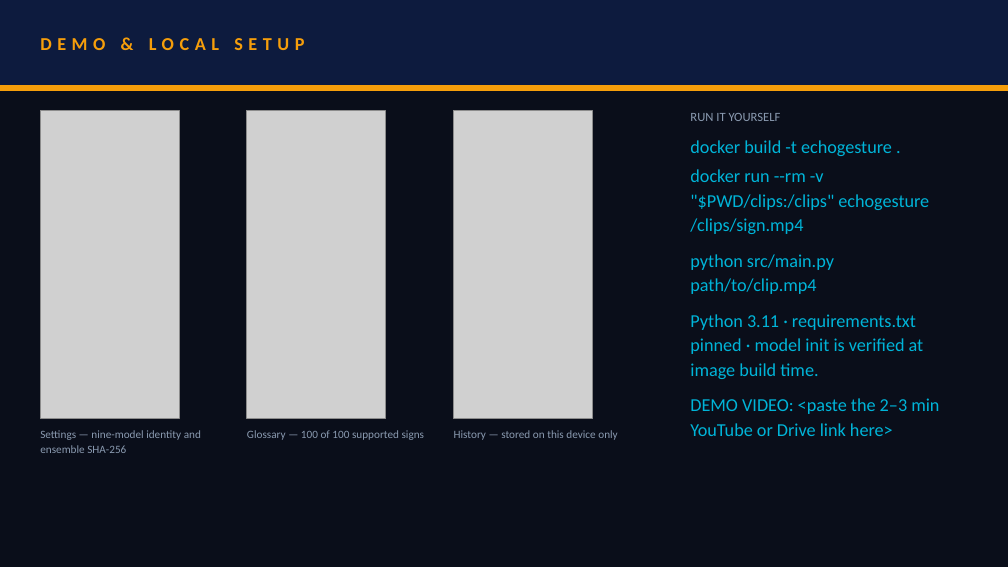
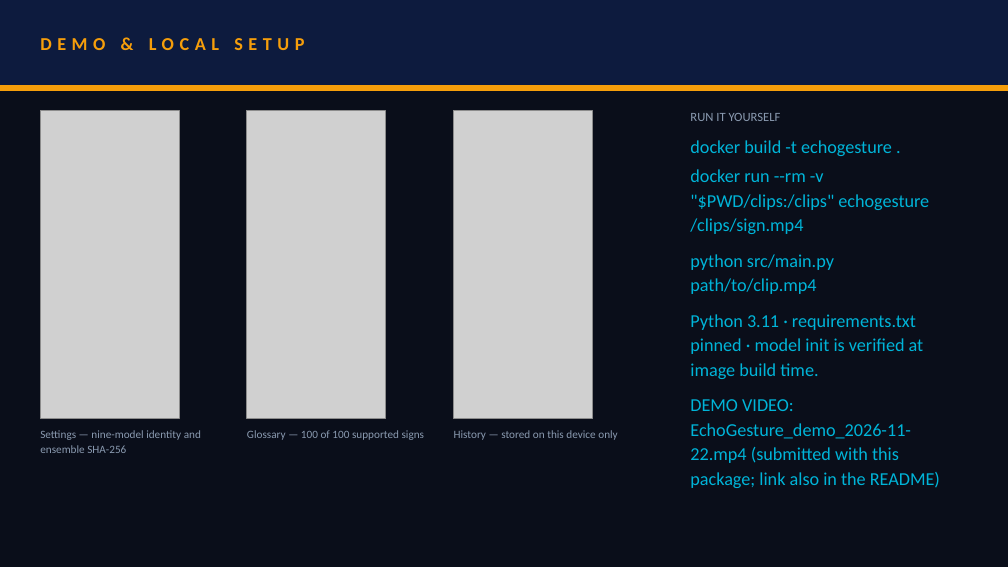
Before and after one commit to dev25bansal-ops/EchoGesture, a slide deck: slide 7 of submission/presentation/VIT_Chennai_Sky_Grazers.pptx. Drawn at 1008x567 pixels with LibreOffice and Linux fonts; fonts in the diff are those of the drawing; grey boxes stand for pictures. Boxes give left, top, right and bottom in pixels: in the first picture for what was removed or moved away, otherwise in the second. Text is boxed around its words. In the diff, an @@ line names an element or a change of style, - is before the commit and + after.

```diff
--- a/submission/presentation/VIT_Chennai_Sky_Grazers.pptx
+++ b/submission/presentation/VIT_Chennai_Sky_Grazers.pptx
@@ text at [690,399,940,488]: text changed @@
-DEMO VIDEO: <paste the 2–3 min YouTube or Drive link here>
+DEMO VIDEO: EchoGesture_demo_2026-11-22.mp4 (submitted with this package; link also in the README)
```
Also in this commit, not shown: 5 other files.
